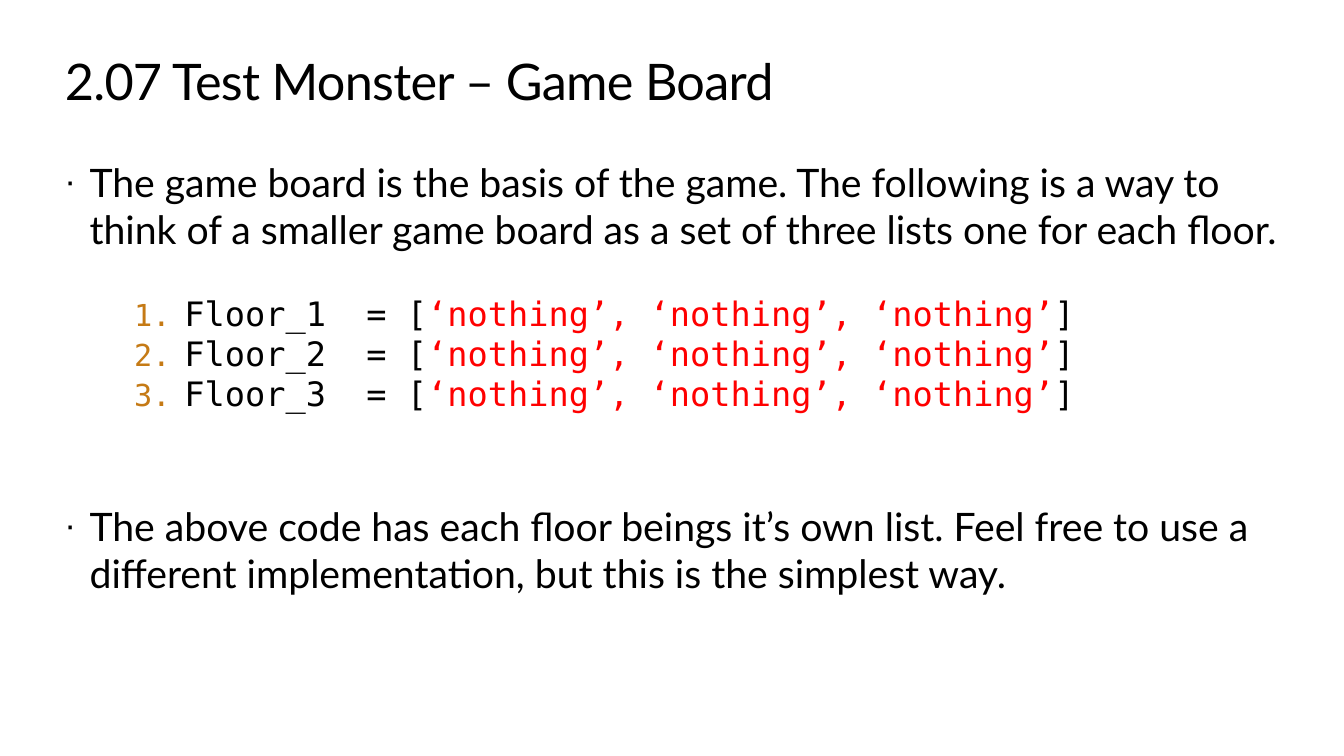
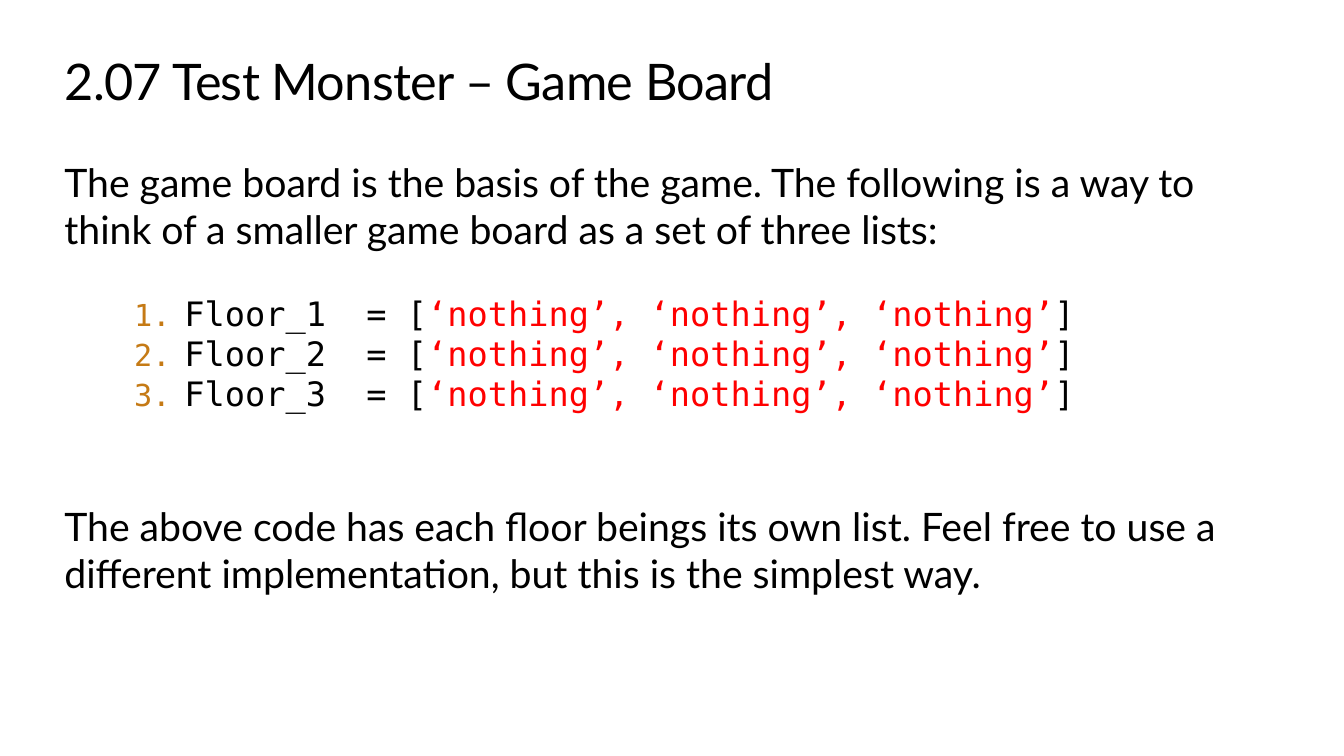
Before and after one commit to TEALSK12/2nd-semester-introduction-to-computer-science, a slide deck: slide 7 of units/2_unit/slidedecks/Intro Python 2.07 TEALS.pptx. Drawn at 1344x756 pixels with LibreOffice and Linux fonts; fonts in the diff are those of the drawing; background and template pictures are left out. Boxes give left, top, right and bottom in pixels: in the first picture for what was removed or moved away, otherwise in the second. Text is boxed around its words. In the diff, an @@ line names an element or a change of style, - is before the commit and + after.

```diff
--- a/units/2_unit/slidedecks/Intro Python 2.07 TEALS.pptx
+++ b/units/2_unit/slidedecks/Intro Python 2.07 TEALS.pptx
@@ text at bbox=[64, 168, 1194, 251]: text changed @@
-· The game board is the basis of the game. The following is a way to think of a smaller game board as a set of three lists one for each floor.
+The game board is the basis of the game. The following is a way to think of a smaller game board as a set of three lists:
@@ text at bbox=[64, 512, 1215, 595]: text changed @@
-· The above code has each floor beings it’s own list. Feel free to use a different implementation, but this is the simplest way.
+The above code has each floor beings its own list. Feel free to use a different implementation, but this is the simplest way.
```
Also in this commit, not shown: 6 other slides changed, 1 slide added, 1 slide removed.
